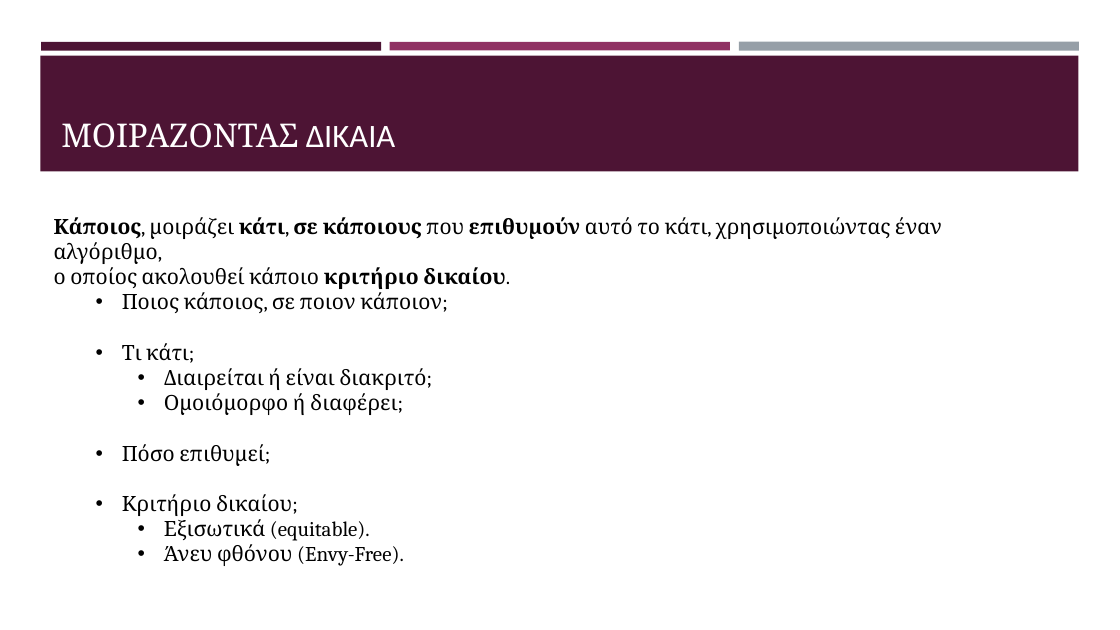
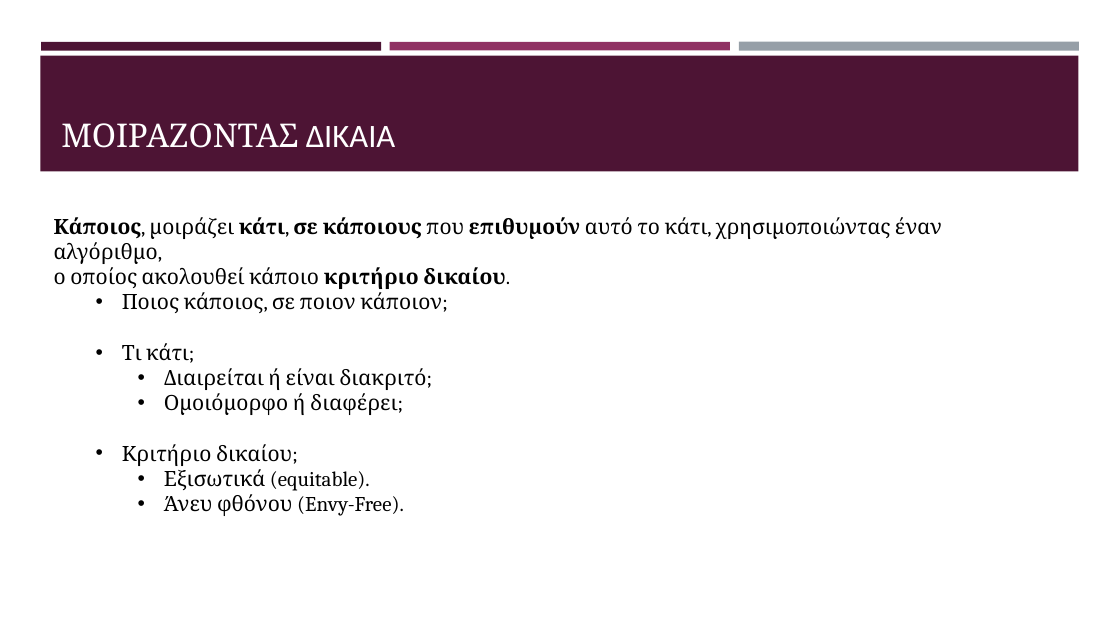
Before and after one commit to kwpap/Diplomatiki_kwpap_step_1, a slide deck: slide 5 of Thesis/Παρουσίαση.pptx. Drawn at 1120x630 pixels with LibreOffice and Linux fonts; fonts in the diff are those of the drawing. Boxes give left, top, right and bottom in pixels: in the first picture for what was removed or moved away, otherwise in the second. Text is boxed around its words. In the diff, an @@ line names an element or a change of style, - is before the commit and + after.

```diff
--- a/Thesis/Παρουσίαση.pptx
+++ b/Thesis/Παρουσίαση.pptx
@@ text at (122, 444, 265, 466): paragraph removed @@
-  • Πόσο επιθυμεί;
```
Also in this commit, not shown: 9 other slides changed.
